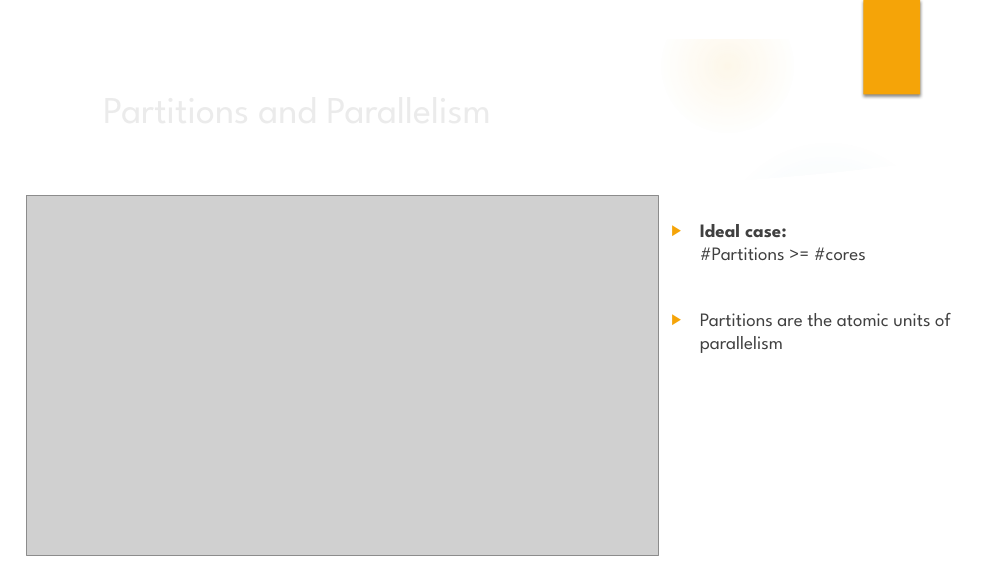
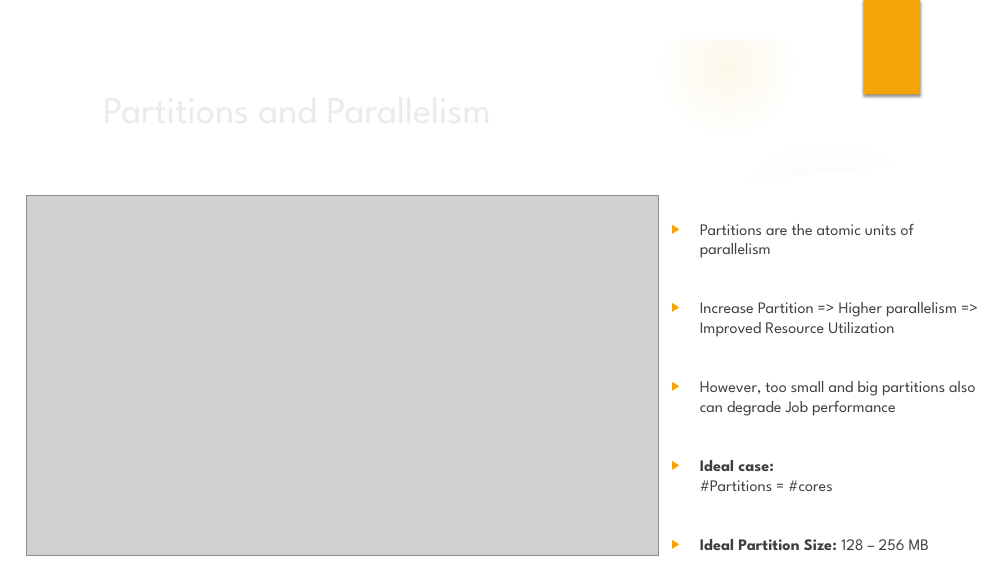
Before and after one commit to azimmerman0125/spark-training-october-13, a slide deck: slide 48 of slides/Introduction to Apache Spark.pptx (slide 36 before the commit). Drawn at 1008x567 pixels with LibreOffice and Linux fonts; fonts in the diff are those of the drawing; grey boxes stand for pictures; background and template pictures are left out. Boxes give left, top, right and bottom in pixels: in the first picture for what was removed or moved away, otherwise in the second. Text is boxed around its words. In the diff, an @@ line names an element or a change of style, - is before the commit and + after.

```diff
--- a/slides/Introduction to Apache Spark.pptx
+++ b/slides/Introduction to Apache Spark.pptx
@@ text at <box>700,224,866,260</box>: paragraph removed @@
-▶ Ideal case:
-  #Partitions >= #cores
@@ text at <box>700,224,914,258</box>: size 18 to 15.3 pt in "Partitions are the atomic units of parallelism" @@
@@ text at <box>700,302,975,550</box>: paragraphs added @@
+▶ Increase Partition => Higher parallelism => Improved Resource Utilization
+▶ However, too small and big partitions also can degrade Job performance
+▶ Ideal case:
+  #Partitions = #cores
+▶ Ideal Partition Size: 128 – 256 MB
```
Also in this commit, not shown: 11 other slides changed, 15 slides added, 3 slides removed.
